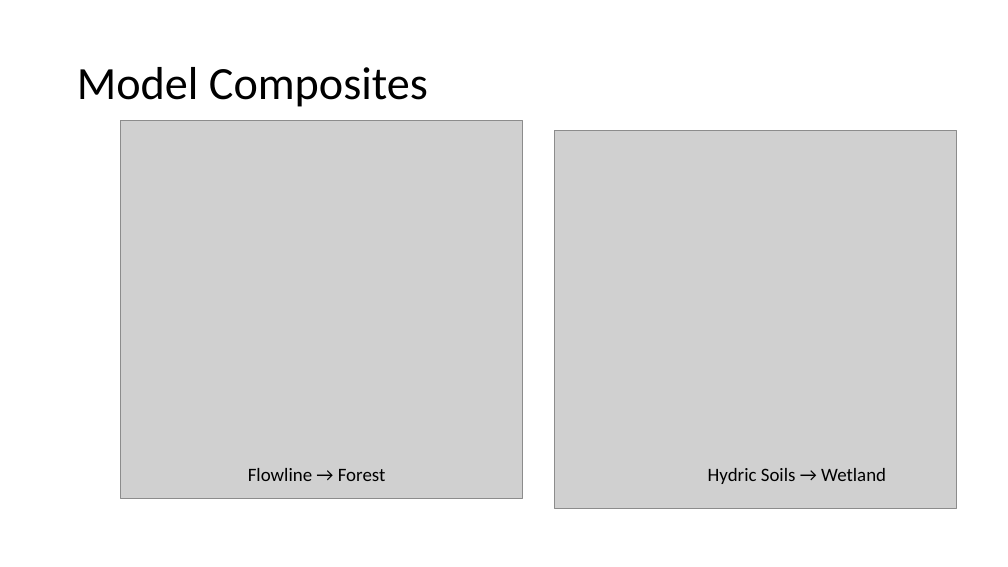
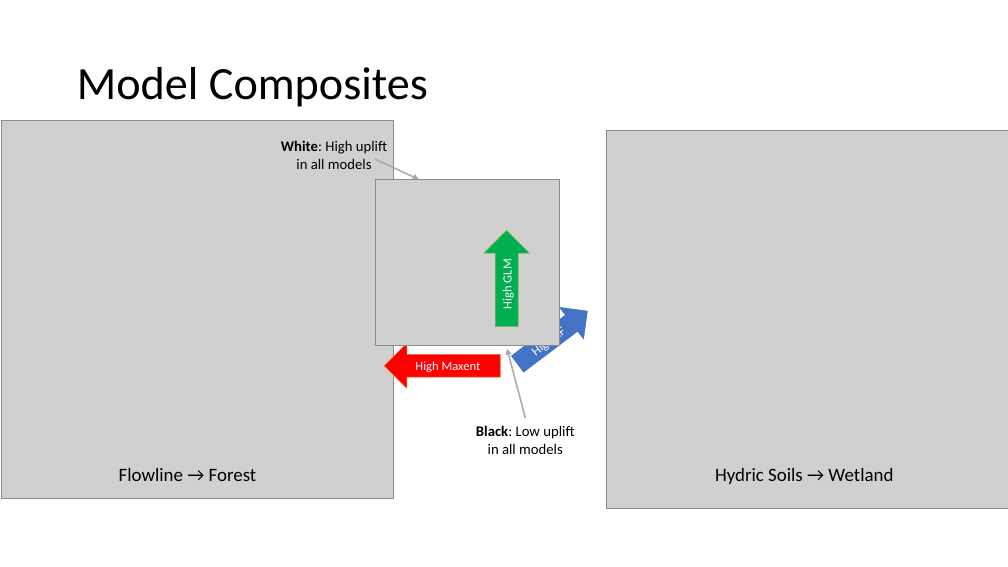
Before and after one commit to Duke-NSOE/EEP, a slide deck: slide 3 of Docs/Results_Aug13.pptx. Drawn at 1008x567 pixels with LibreOffice and Linux fonts; fonts in the diff are those of the drawing; grey boxes stand for pictures. Boxes give left, top, right and bottom in pixels: in the first picture for what was removed or moved away, otherwise in the second. Text is boxed around its words. In the diff, an @@ line names an element or a change of style, - is before the commit and + after.

Commit message:
Added legend

```diff
--- a/Docs/Results_Aug13.pptx
+++ b/Docs/Results_Aug13.pptx
@@ picture: place and size @@
-picture at (120, 120, 523, 498)
+picture at (1, 120, 393, 498)
@@ text added at (281, 140, 387, 169), 14 pt, text #000000 @@
+White: High uplift in all models
@@ picture: place and size @@
-picture at (554, 130, 957, 508)
+picture at (606, 130, 1008, 508)
@@ arrow added from (375, 159) to (419, 180), #AFABAB 1.5 pt @@
@@ picture added at (376, 180, 560, 346) @@
@@ right arrow added at (484, 230, 530, 326), fill #00B050, outline #70AD47 0.5 pt, 12 pt, text #FFFFFF @@
+High GLM
@@ right arrow added at (503, 292, 603, 383), fill #4472C4, outline #FFFFFF 1.5 pt, 12 pt, text #FFFFFF @@
+High RF
@@ left arrow added at (384, 343, 501, 389), fill #FF0000, outline #ED7D31 0.5 pt, 12 pt, text #FFFFFF @@
+High Maxent
@@ arrow added from (526, 418) to (507, 349), #AFABAB 1.5 pt @@
@@ text added at (476, 425, 574, 454), 14 pt, text #000000 @@
+Black: Low uplift in all models
@@ text "Flowline → Forest": place and size @@
-text "Flowline → Forest" at (248, 468, 386, 481)
+text "Flowline → Forest" at (119, 468, 257, 481)
@@ text "Hydric Soils → Wetland": place and size @@
-text "Hydric Soils → Wetland" at (708, 468, 886, 484)
+text "Hydric Soils → Wetland" at (715, 468, 893, 484)
```
